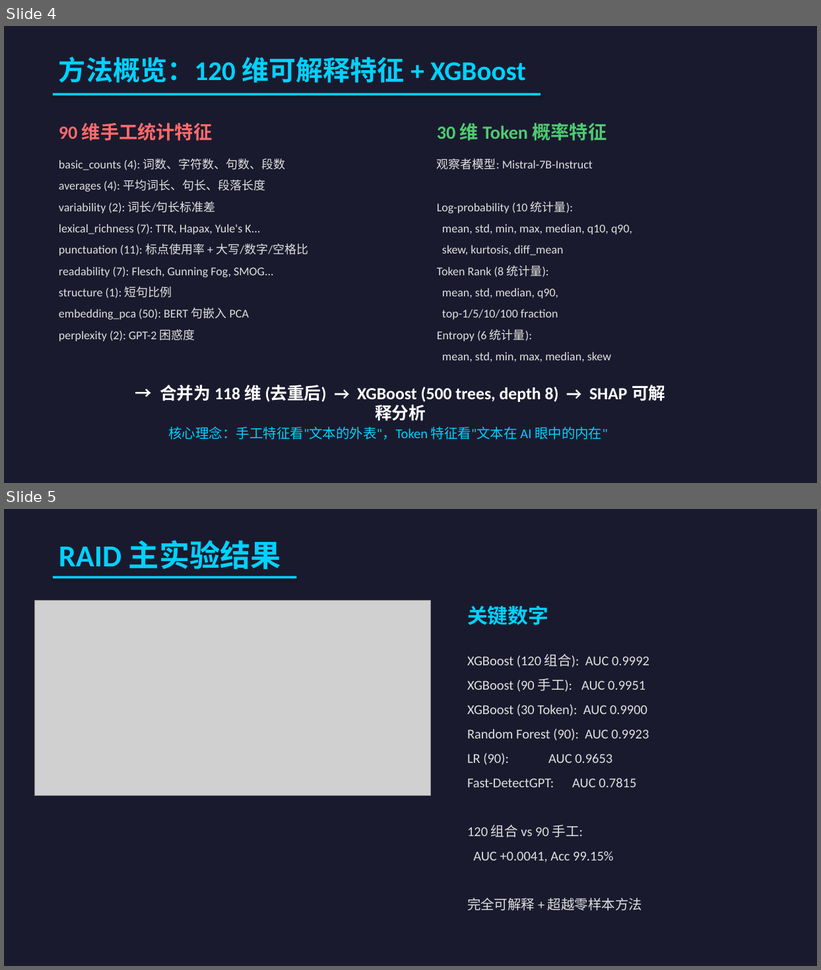
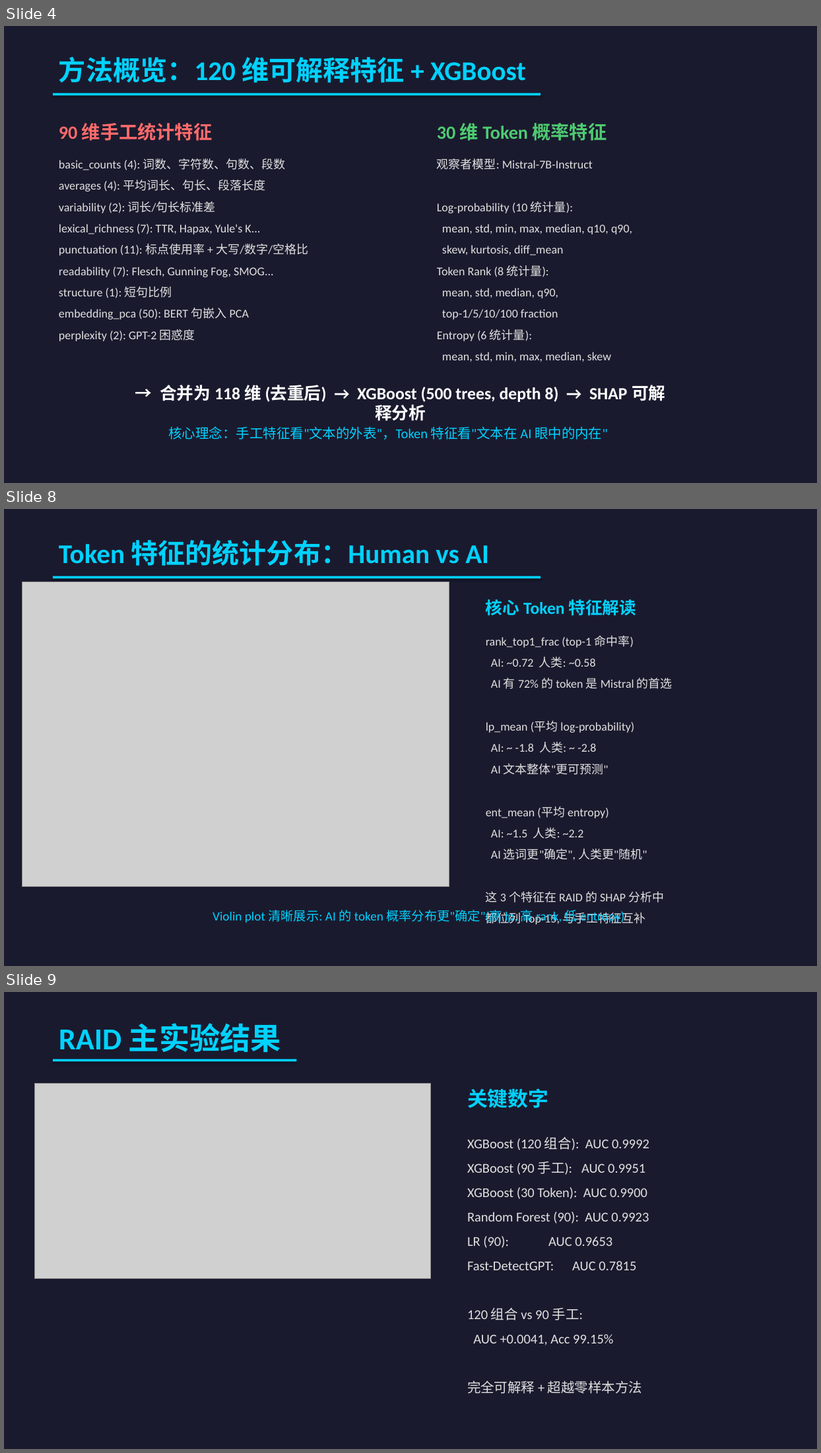
Before and after one commit to HaibinLai/HC3, a slide deck: reports/AIGC_Detection_Presentation.pptx. Shown one above the other, each under a label of ours: slides 4 and 5 before the commit, slides 4, 8 and 9 after it; the slides between them are not shown. The pictures are 821x970 and 821x1453 pixels, drawn with LibreOffice and Linux fonts; fonts in the diff are those of the drawing; grey boxes stand for pictures. Boxes give left, top, right and bottom in pixels: in the first picture for what was removed or moved away, otherwise in the second. Text is boxed around its words. In the diff, an @@ line names an element or a change of style, - is before the commit and + after.

```diff
--- a/reports/AIGC_Detection_Presentation.pptx
+++ b/reports/AIGC_Detection_Presentation.pptx
@@ slide 8 added at box(4, 509, 817, 966), background #1A1A2E @@
@@ text added at box(59, 540, 489, 566), 32 pt, text #00D2FF, bold @@
+Token 特征的统计分布：Human vs AI
@@ picture added at box(22, 582, 450, 887) @@
@@ rectangle added at box(53, 576, 541, 578), fill #00D2FF @@
@@ text added at box(486, 599, 637, 616), 20 pt, text #00D2FF, bold @@
+核心 Token 特征解读
@@ text added at box(486, 636, 673, 924), 14 pt, text #E0E0E0 @@
+rank_top1_frac (top-1 命中率)
+AI: ~0.72 人类: ~0.58
+AI 有 72% 的 token 是 Mistral 的首选
+lp_mean (平均 log-probability)
+AI: ~ -1.8 人类: ~ -2.8
+AI 文本整体"更可预测"
+ent_mean (平均 entropy)
+AI: ~1.5 人类: ~2.2
+AI 选词更"确定", 人类更"随机"
+这 3 个特征在 RAID 的 SHAP 分析中
+都位列 Top-15, 与手工特征互补
@@ text added at box(213, 910, 624, 924), 15 pt, text #00D2FF @@
+Violin plot 清晰展示: AI 的 token 概率分布更"确定"(高 lp, 高 rank, 低 entropy)
@@ what was slide 5 is now slide 9 @@
```
Also in this commit, not shown: 3 other slides added, 1 other file.
